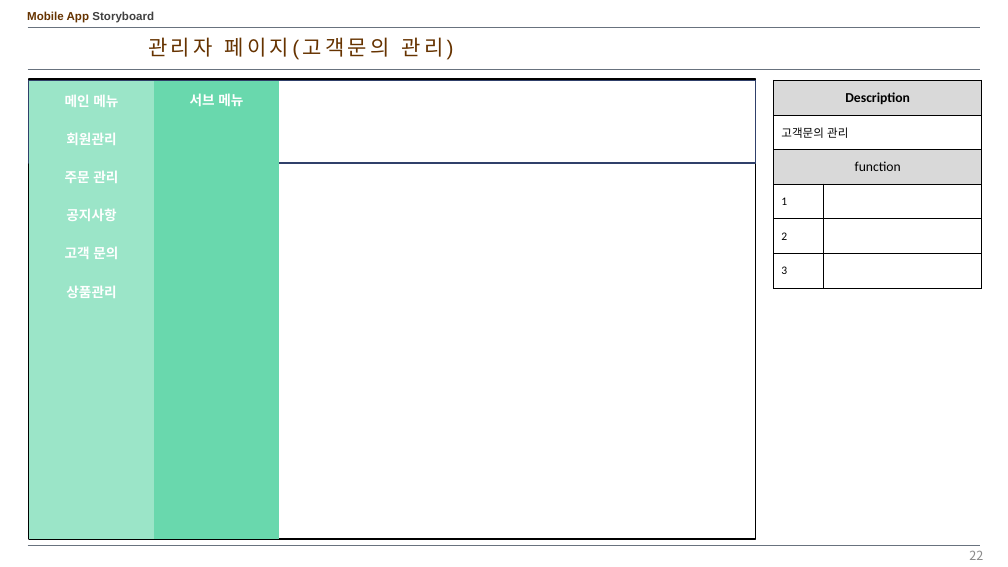
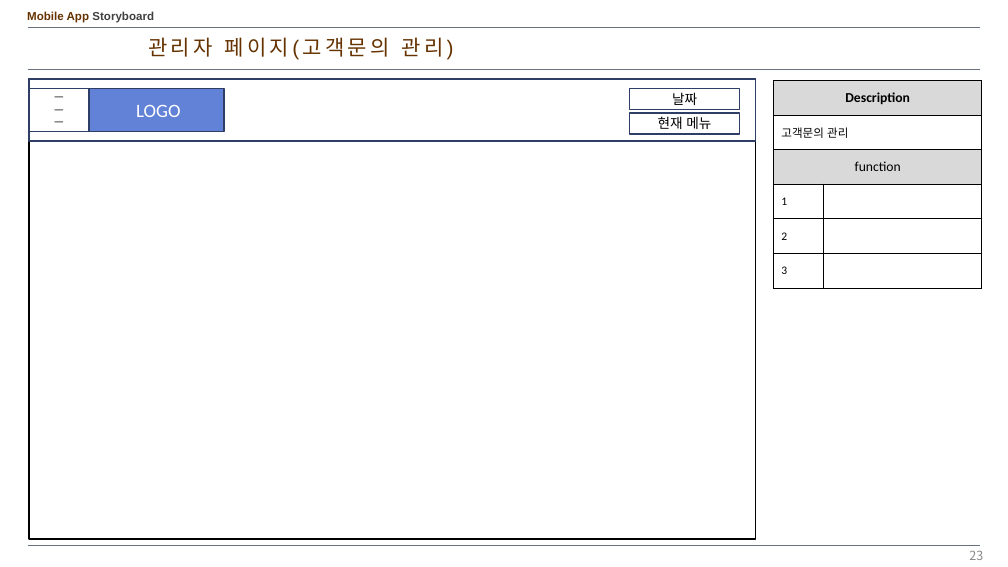
Before and after one commit to kangheechoul/document, a slide deck: slide 23 of 프레젠테이션 1.pptx (slide 22 before the commit). Drawn at 1008x567 pixels with LibreOffice and Linux fonts; fonts in the diff are those of the drawing. Boxes give left, top, right and bottom in pixels: in the first picture for what was removed or moved away, otherwise in the second. Text is boxed around its words. In the diff, an @@ line names an element or a change of style, - is before the commit and + after.

Commit message:
0606 회원관리 수정

```diff
--- a/프레젠테이션 1.pptx
+++ b/프레젠테이션 1.pptx
@@ rectangle resized from (x1=29, y1=80, x2=755, y2=163) to (x1=29, y1=79, x2=755, y2=141) @@
@@ rectangle at (x1=29, y1=79, x2=755, y2=141): outline #30416A 1.5 pt to #2E3E67 1.5 pt @@
@@ table removed at (x1=29, y1=81, x2=154, y2=539), 12 rows, 2 columns @@
-메인 메뉴 | 
-회원관리 | 
-주문 관리 | 
-공지사항 | 
-고객 문의 | 
-상품관리 | 
- | 
- | 
- | 
- | 
- | 
- | 
@@ rectangle added at (x1=29, y1=88, x2=88, y2=132), fill #FFFFFF, outline #2E3E67 1.5 pt, 10 pt, text #000000 @@
+ㅡ
+ㅡ
+ㅡ
@@ rectangle added at (x1=89, y1=88, x2=224, y2=132), fill #6182D6, outline #2E3E67 1.5 pt, 18 pt, text #FFFFFF @@
+LOGO
@@ table removed at (x1=154, y1=81, x2=279, y2=539), 12 rows, 2 columns @@
-서브 메뉴 | 
- | 
- | 
- | 
- | 
- | 
- | 
- | 
- | 
- | 
- | 
- | 
@@ rectangle added at (x1=630, y1=88, x2=740, y2=110), fill #FFFFFF, outline #2E3E67 1.5 pt, 13 pt, text #000000 @@
+날짜
@@ rectangle added at (x1=630, y1=113, x2=740, y2=134), fill #FFFFFF, outline #2E3E67 1.5 pt, 13 pt, text #000000 @@
+현재 메뉴
```
Also in this commit, not shown: 4 other slides changed, 3 slides added, 1 slide removed.
